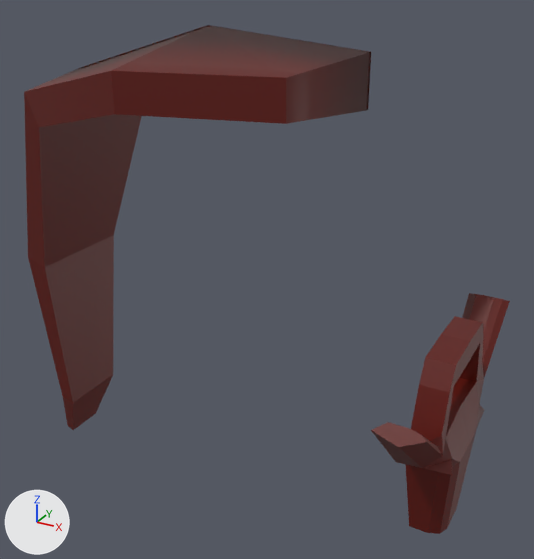
Renders of the FBX model Assets/Models/Hair_1.fbx from each side of a commit.
The view is the same before and after, from a 50 mm camera at (0.755, -1.019, 1.669) aimed at (0.202, -0.014, 1.166). Every picture has the same lights, and +X, +Y and +Z are marked at lower left. Where no turn or scale is listed for an object, it has been applied to the vertices.

In view in the first picture: 'Hair 1'.
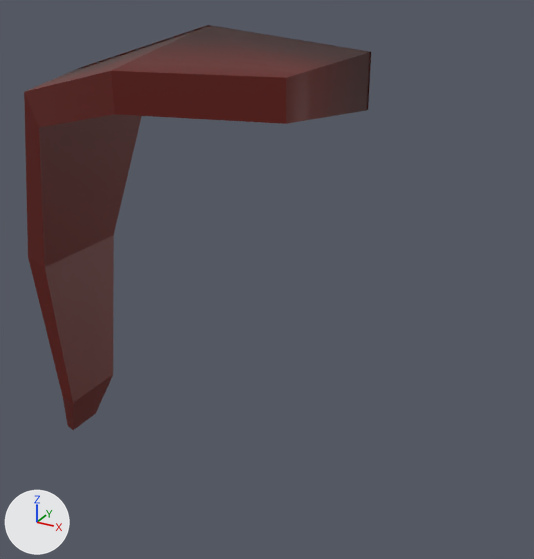
Pixel boxes (x1, y1, x2, y2) of what changed, in the pictures (534 x 559 px):
'Hair 1', reshaped (29% narrower, 20% shorter): before (24, 25, 510, 534); after (24, 25, 371, 430)
part 1 of me_cube_004, deleted (brown): before (442, 293, 510, 517)
part 2 of me_cube_004, deleted (brown): before (371, 334, 470, 534)

Patch to the scene script:
```diff
--- a/Assets/Models/Hair_1.fbx.py
+++ b/Assets/Models/Hair_1.fbx.py
@@ me_cube_004 @@
 me_cube_004.from_pydata(...)  # 128 vertices, 118 faces; spans x -0.427..0.394, y -0.235..0.235, z -0.86..-0.039
 # used by ob_hair_1; location = (0.177, -0.038, 1.611)
+# me_cube_004 part 1: the loose piece of 44 vertices spanning x 0.317..0.394, y -0.003..0.235, z -0.786..-0.459 is deleted
+# me_cube_004 part 2: the loose piece of 44 vertices spanning x 0.317..0.394, y -0.235..0.003, z -0.786..-0.459 is deleted
 me_cube_004.materials.append(mat_beard_and_hair_1)
```
